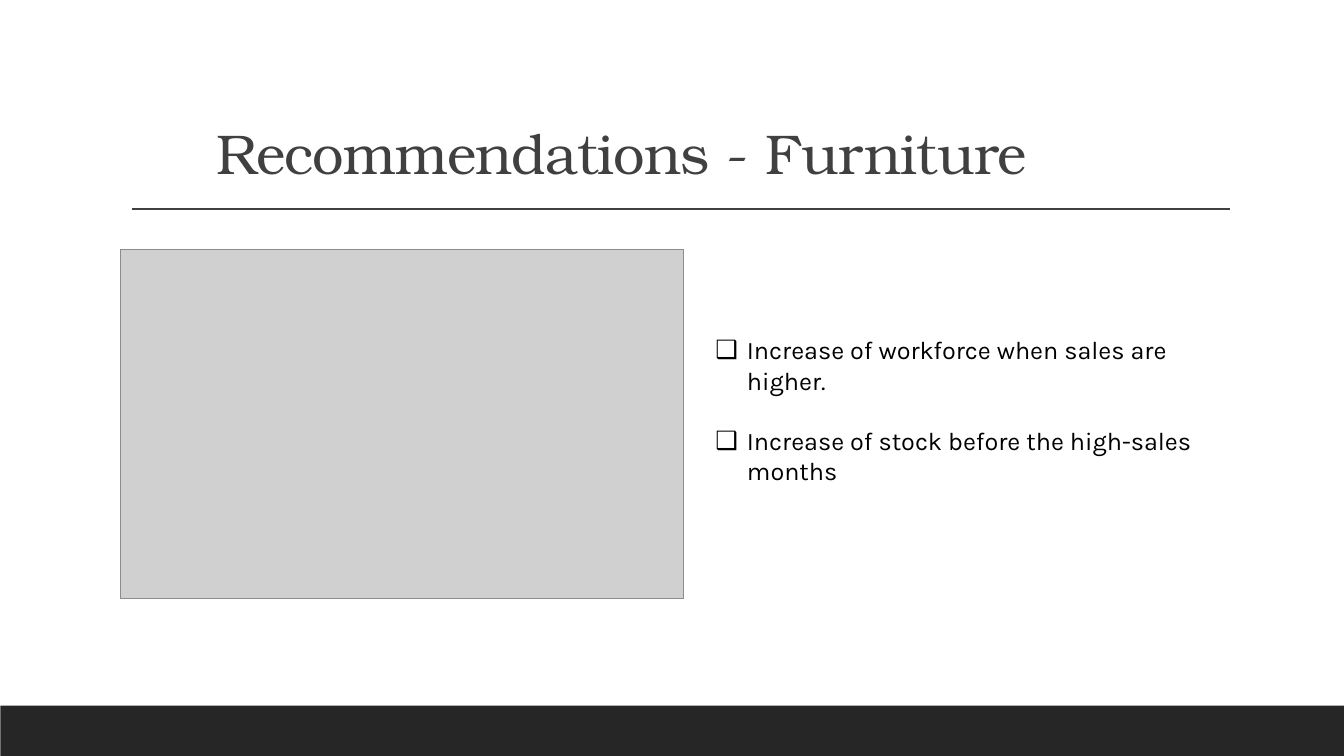
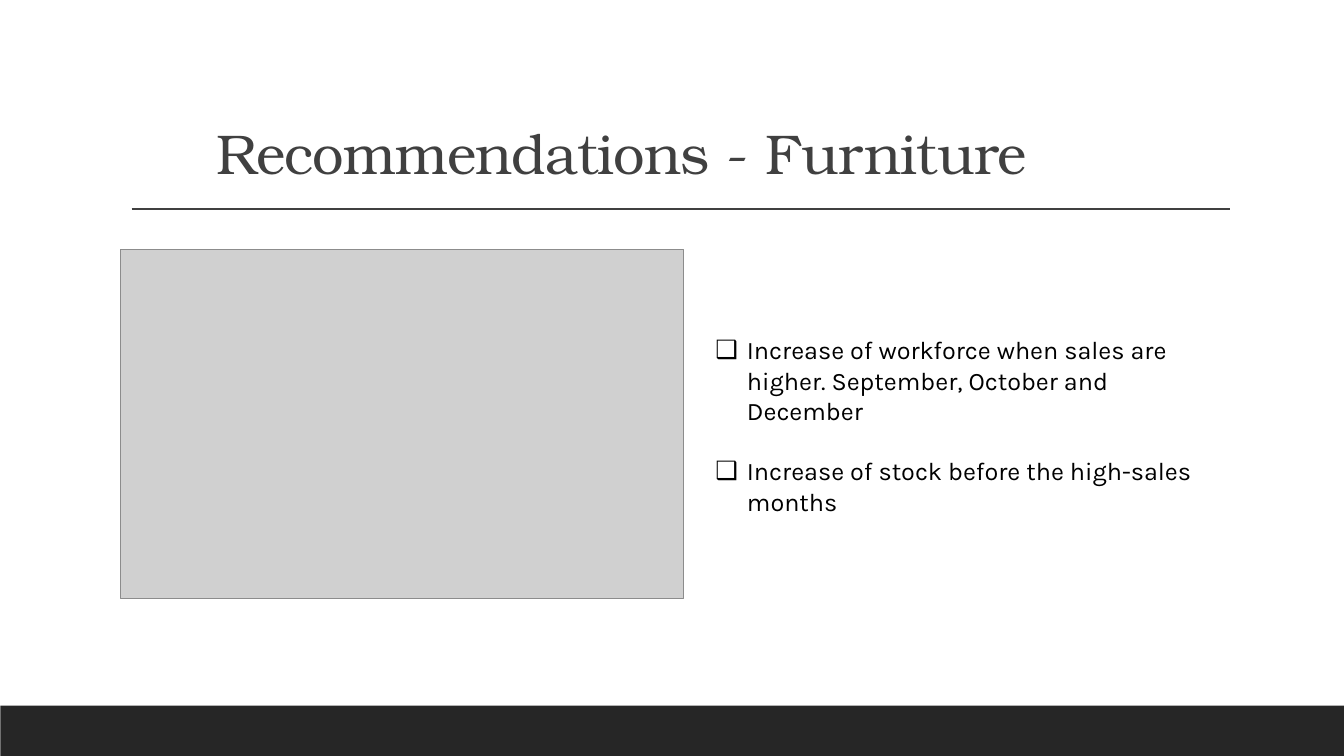
Before and after one commit to eriikcasstro/dsc-mod-4-project-v2-1-onl01-dtsc-pt-070620, a slide deck: slide 9 of XYZ Superstore Time Series Model.pptx (slide 8 before the commit). Drawn at 1344x756 pixels with LibreOffice and Linux fonts; fonts in the diff are those of the drawing; grey boxes stand for pictures. Boxes give left, top, right and bottom in pixels: in the first picture for what was removed or moved away, otherwise in the second. Text is boxed around its words. In the diff, an @@ line names an element or a change of style, - is before the commit and + after.

```diff
--- a/XYZ Superstore Time Series Model.pptx
+++ b/XYZ Superstore Time Series Model.pptx
@@ text at bbox=[747, 341, 1167, 421]: text changed @@
-❑ Increase of workforce when sales are higher.
+❑ Increase of workforce when sales are higher. September, October and December
```
Also in this commit, not shown: 4 other slides changed, 1 slide added, 2 other files.
